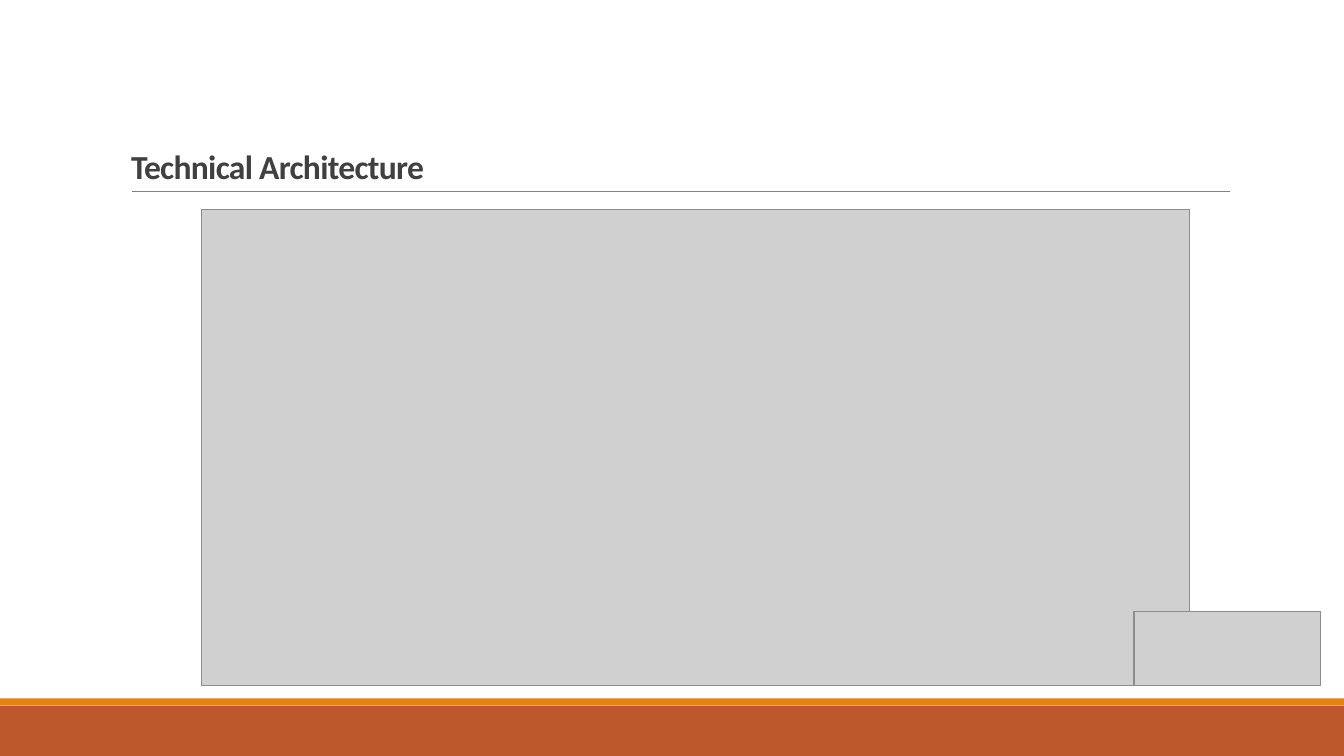
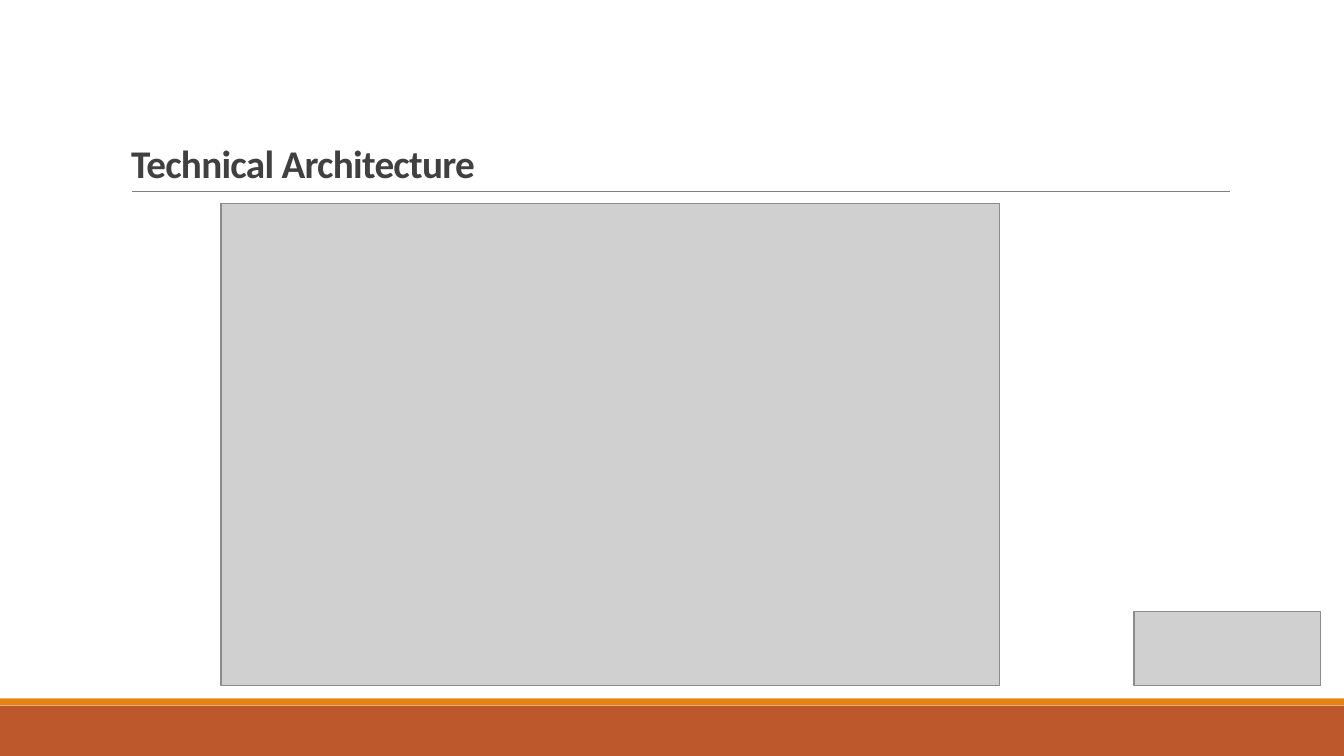
Before and after one commit to wangyang325/CS615Project, a slide deck: slide 3 of Presentation/CS615 Group Presentation.pptx. Drawn at 1344x756 pixels with LibreOffice and Linux fonts; fonts in the diff are those of the drawing; grey boxes stand for pictures. Boxes give left, top, right and bottom in pixels: in the first picture for what was removed or moved away, otherwise in the second. Text is boxed around its words. In the diff, an @@ line names an element or a change of style, - is before the commit and + after.

```diff
--- a/Presentation/CS615 Group Presentation.pptx
+++ b/Presentation/CS615 Group Presentation.pptx
@@ title "Technical Architecture" at (131,150,475,179): size 24 to 28 pt @@
@@ picture: place and size @@
-picture at (202,210,1191,687)
+picture at (221,204,999,687)
```
Also in this commit, not shown: 10 other slides changed, 3 slides added, 1 slide removed, 1 other file.
